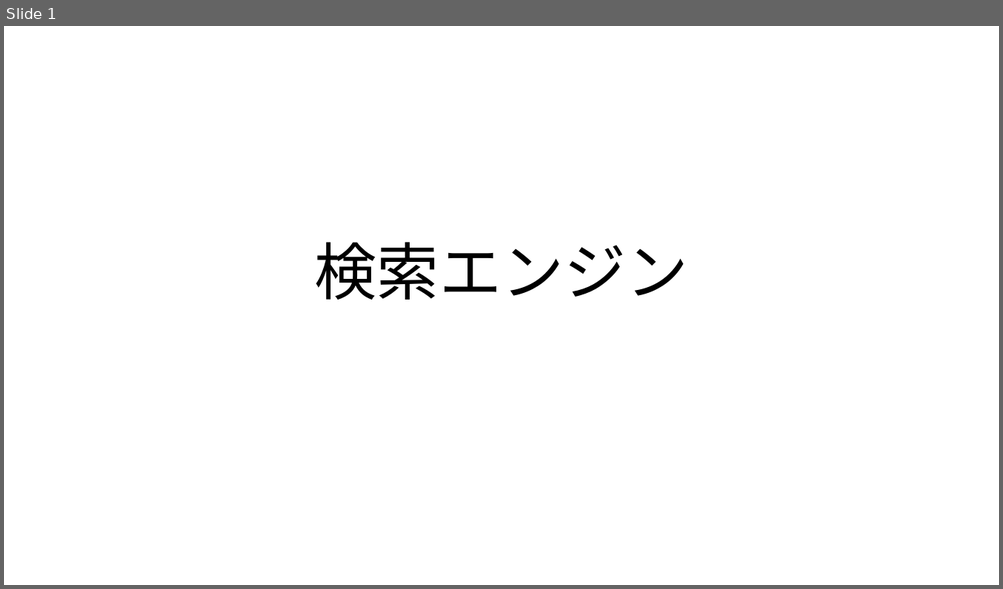
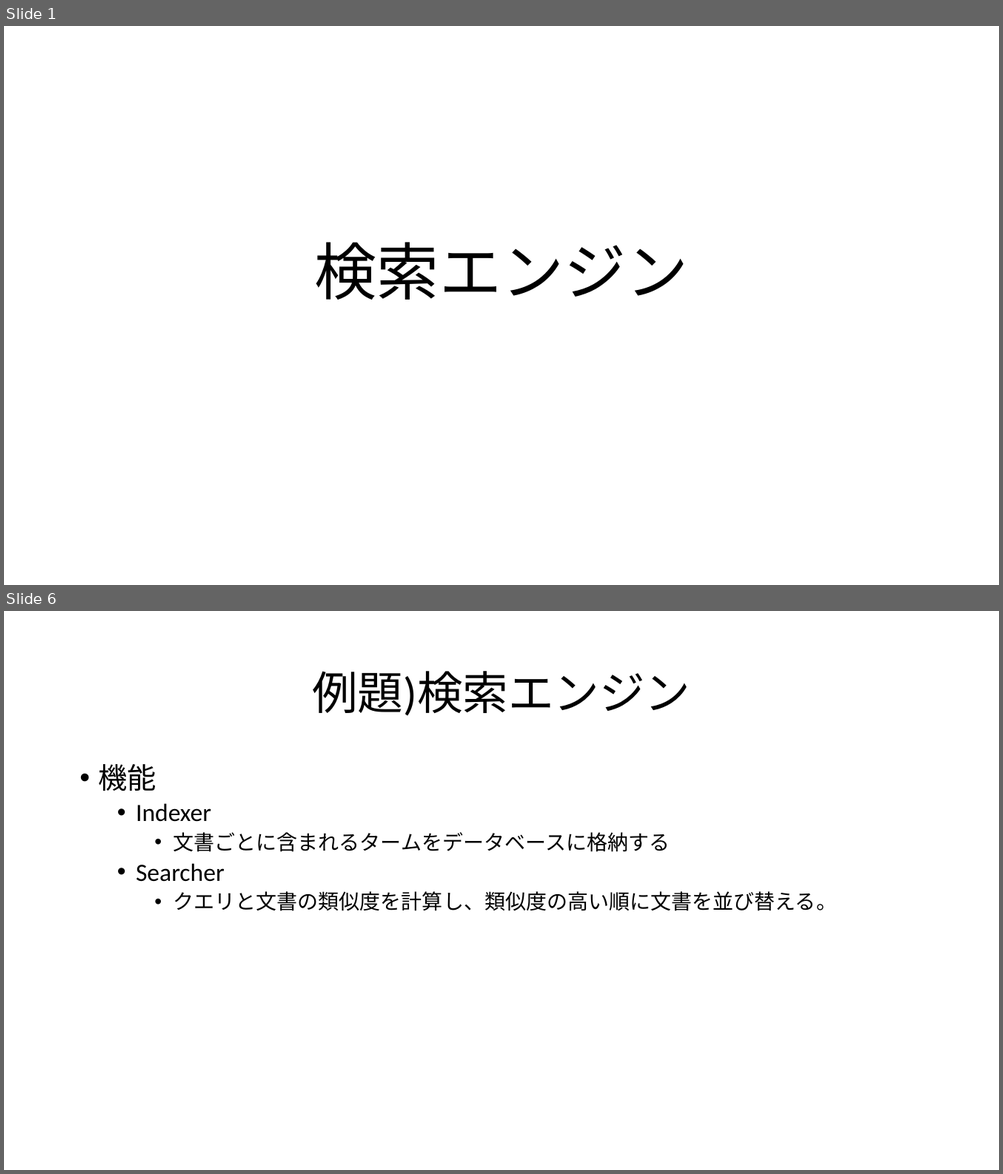
Before and after one commit to unokun/SearchEngine, a slide deck: doc/検索エンジン.pptx. Shown one above the other, each under a label of ours: slide 1 before the commit, slides 1 and 6 after it; the slides between them are not shown. The pictures are 1003x589 and 1003x1174 pixels, drawn with LibreOffice and Linux fonts; fonts in the diff are those of the drawing. Boxes give left, top, right and bottom in pixels: in the first picture for what was removed or moved away, otherwise in the second. Text is boxed around its words. In the diff, an @@ line names an element or a change of style, - is before the commit and + after.

```diff
--- a/doc/検索エンジン.pptx
+++ b/doc/検索エンジン.pptx
@@ slide 6 added at (4, 611, 999, 1170), background #FFFFFF @@
@@ title added at (312, 671, 691, 716), 44 pt, text #000000 @@
+例題)検索エンジン
@@ text added at (99, 764, 836, 911), 20 pt, text #000000 @@
+• 機能
+  • Indexer
+    • 文書ごとに含まれるタームをデータベースに格納する
+  • Searcher
+    • クエリと文書の類似度を計算し、類似度の高い順に文書を並び替える。
```
Also in this commit, not shown: 1 slide changed, 4 other slides added, 1 other file.
